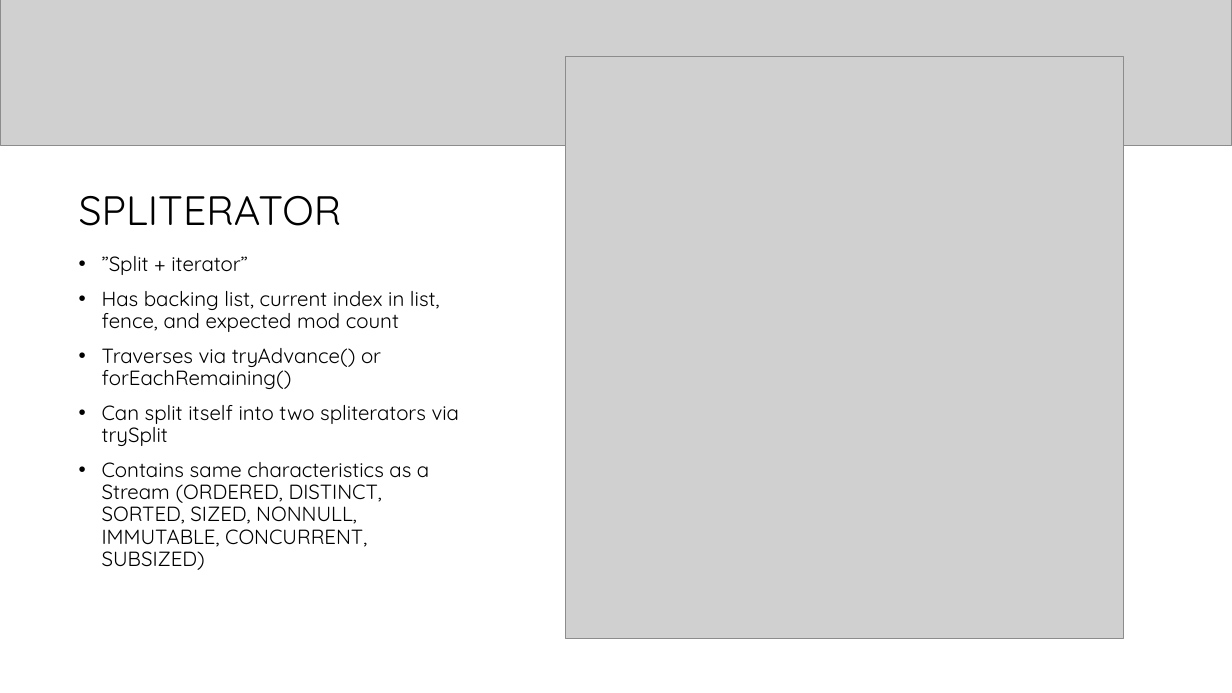
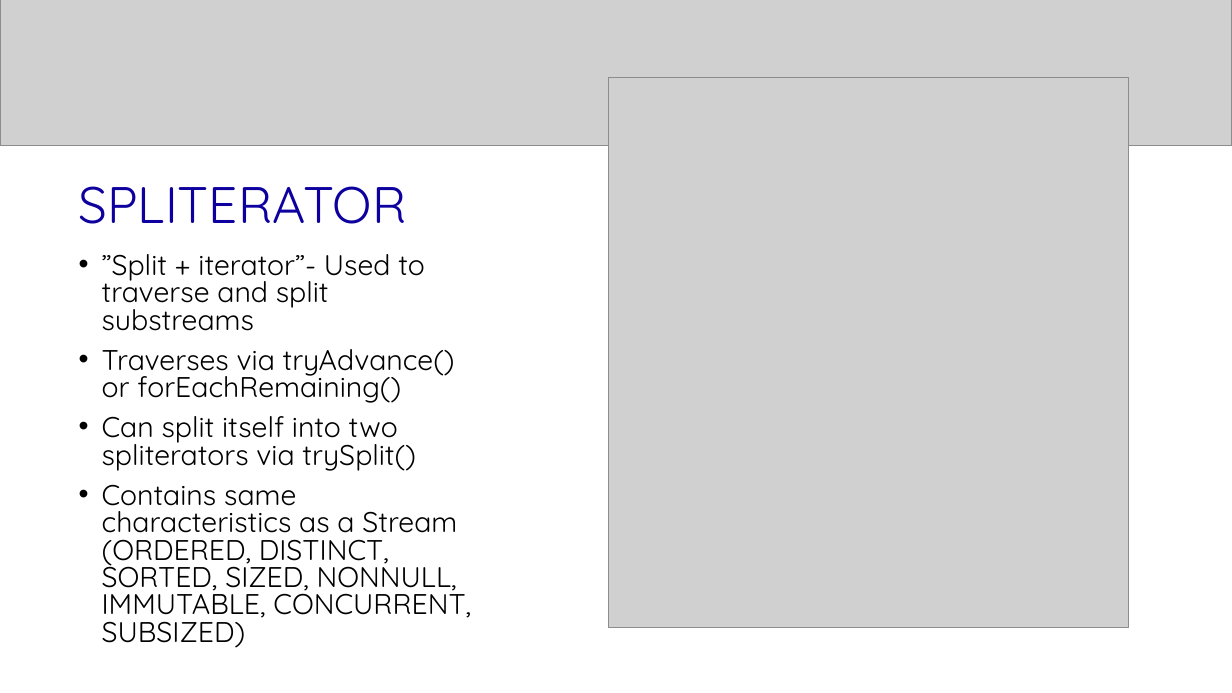
Before and after one commit to ethwillz/coms430, a slide deck: slide 4 of src/parallel_streams_presentation/p_stream_presentation.pptx (slide 2 before the commit). Drawn at 1232x693 pixels with LibreOffice and Linux fonts; fonts in the diff are those of the drawing; grey boxes stand for pictures; background and template pictures are left out. Boxes give left, top, right and bottom in pixels: in the first picture for what was removed or moved away, otherwise in the second. Text is boxed around its words. In the diff, an @@ line names an element or a change of style, - is before the commit and + after.

```diff
--- a/src/parallel_streams_presentation/p_stream_presentation.pptx
+++ b/src/parallel_streams_presentation/p_stream_presentation.pptx
@@ title "SPLITERATOR" at bbox=[79, 186, 407, 224]: size 32 to 40 pt, text colour #000000 to #0D009F @@
@@ picture: place and size @@
-picture at bbox=[567, 56, 1124, 639]
+picture at bbox=[608, 78, 1128, 628]
@@ text at bbox=[102, 254, 424, 331]: text changed; size 16 to 22.2 pt @@
-• ”Split + iterator”
-• Has backing list, current index in list, fence, and expected mod count
+• ”Split + iterator”- Used to traverse and split substreams
@@ text at bbox=[102, 349, 471, 648]: size 16 to 22.2 pt in "Traverses via tryAdvance() or forEachRemaining()", "Contains same characteristics as a Stream (ORDERED, ..."; line spacing 0.9 to 0.8 @@
@@ text at bbox=[102, 416, 415, 471]: text changed; size 16 to 22.2 pt @@
-• Can split itself into two spliterators via trySplit
+• Can split itself into two spliterators via trySplit()
```
Also in this commit, not shown: 1 other slide changed, 9 slides added, 2 slides removed, 17 other files.
